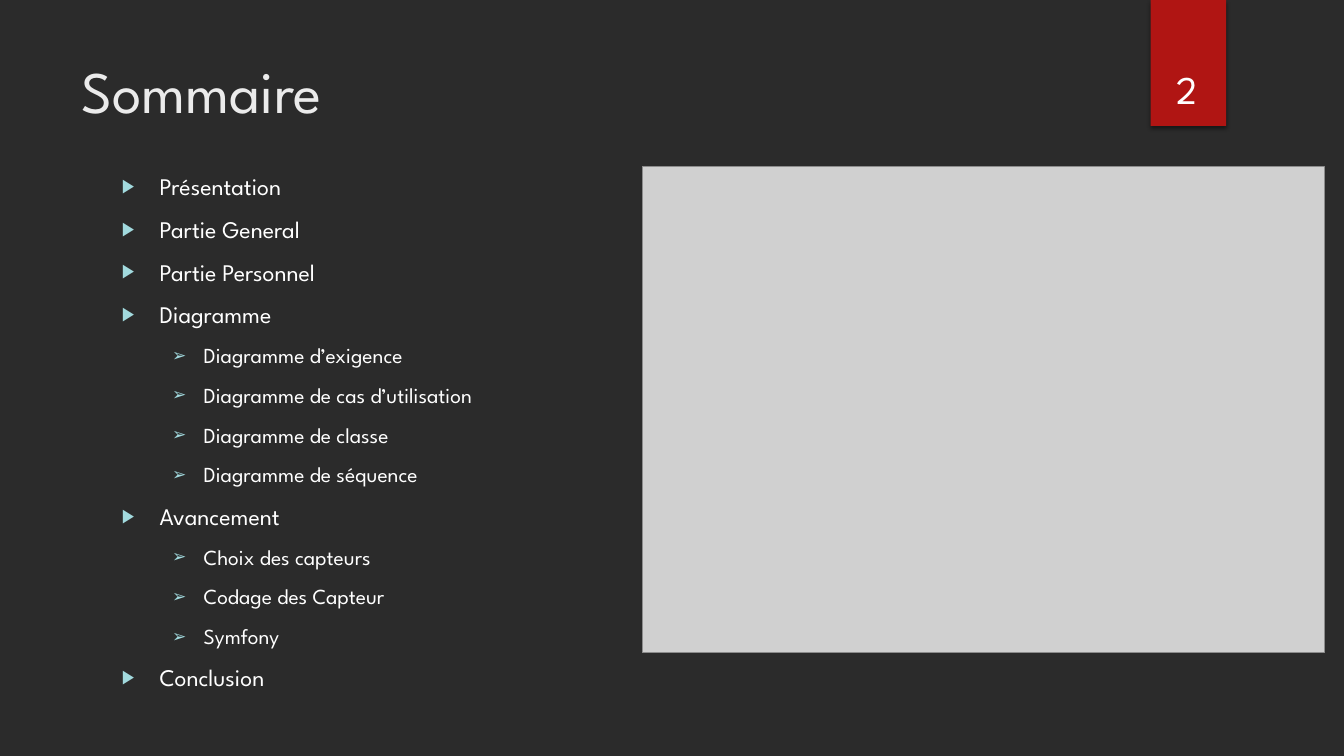
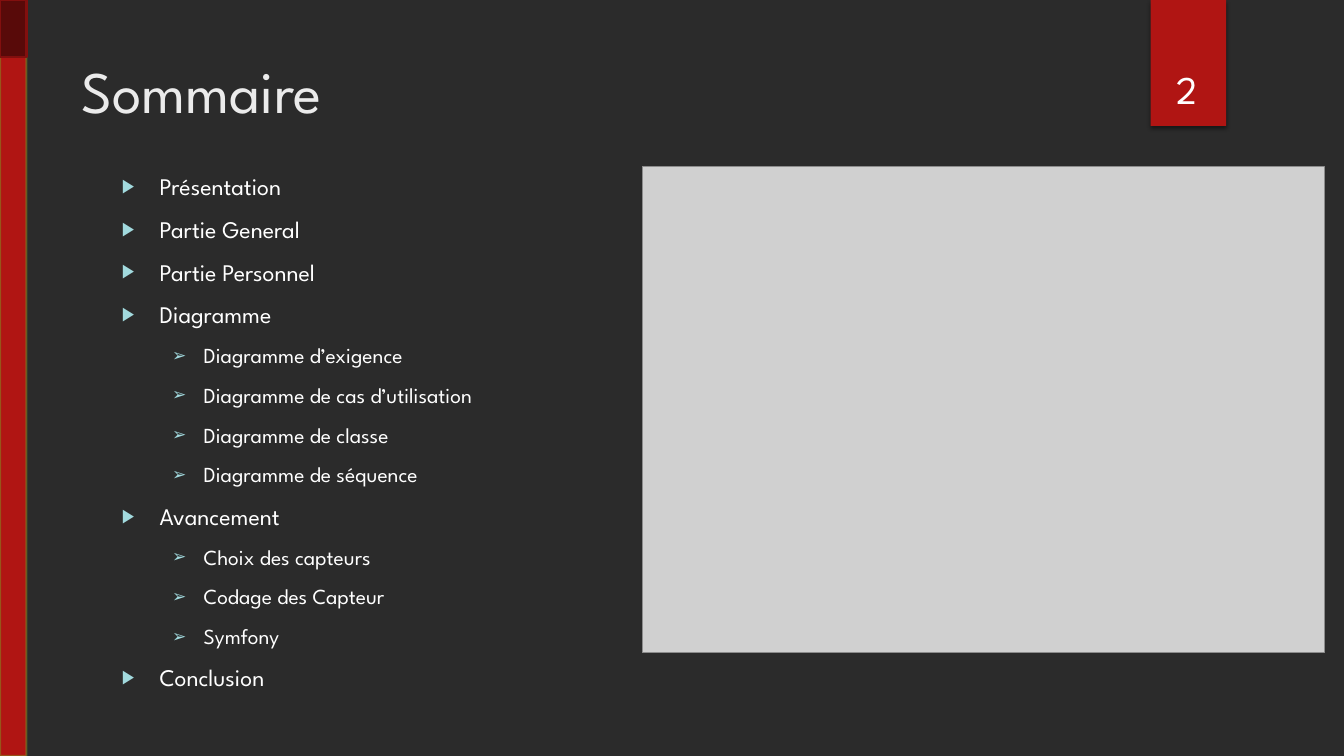
Before and after one commit to lucasminaud/projet_sfl5_serre_automatique, a slide deck: slide 2 of Partie personnelle Lucas MINAUD/revue/Projet SFL5 revue 2.pptx. Drawn at 1344x756 pixels with LibreOffice and Linux fonts; fonts in the diff are those of the drawing; grey boxes stand for pictures; background and template pictures are left out; a plain dark background stands for a picture behind light text. Boxes give left, top, right and bottom in pixels: in the first picture for what was removed or moved away, otherwise in the second. Text is boxed around its words. In the diff, an @@ line names an element or a change of style, - is before the commit and + after.

```diff
--- a/Partie personnelle Lucas MINAUD/revue/Projet SFL5 revue 2.pptx
+++ b/Partie personnelle Lucas MINAUD/revue/Projet SFL5 revue 2.pptx
@@ rectangle added at [0,0,26,756], fill #B01513, outline #7D9B23 1.5 pt @@
@@ rectangle added at [1,0,27,57], fill #580A09, outline #82100E 1.5 pt @@
```
Also in this commit, not shown: 2 other slides changed, 2 slides added, 2 slides removed, 1 other file.
